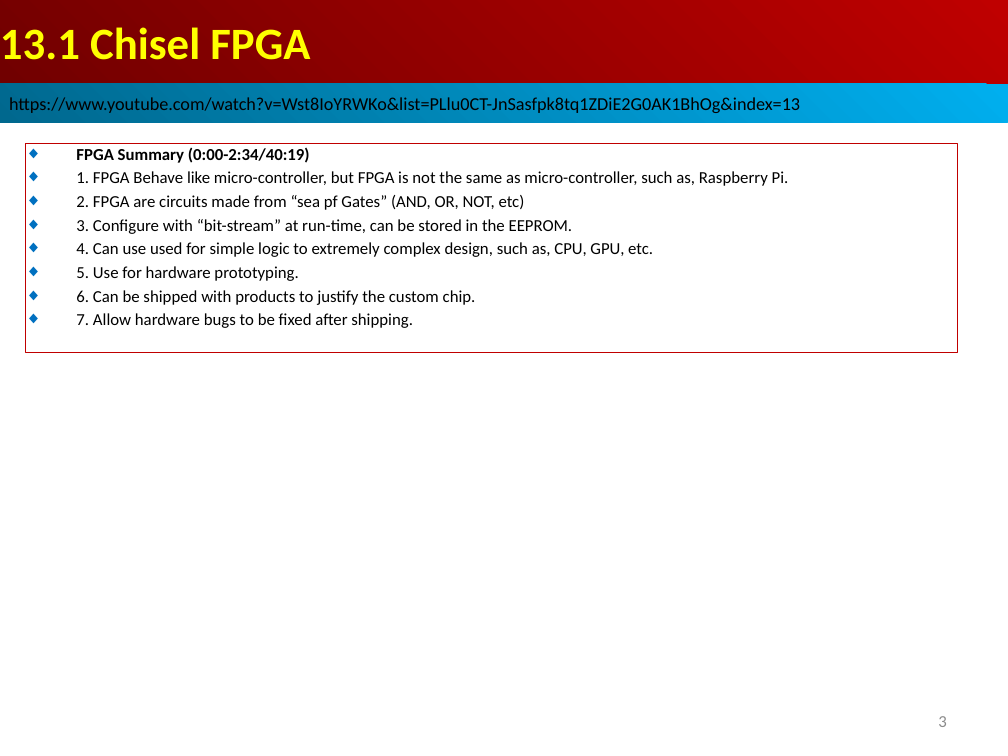
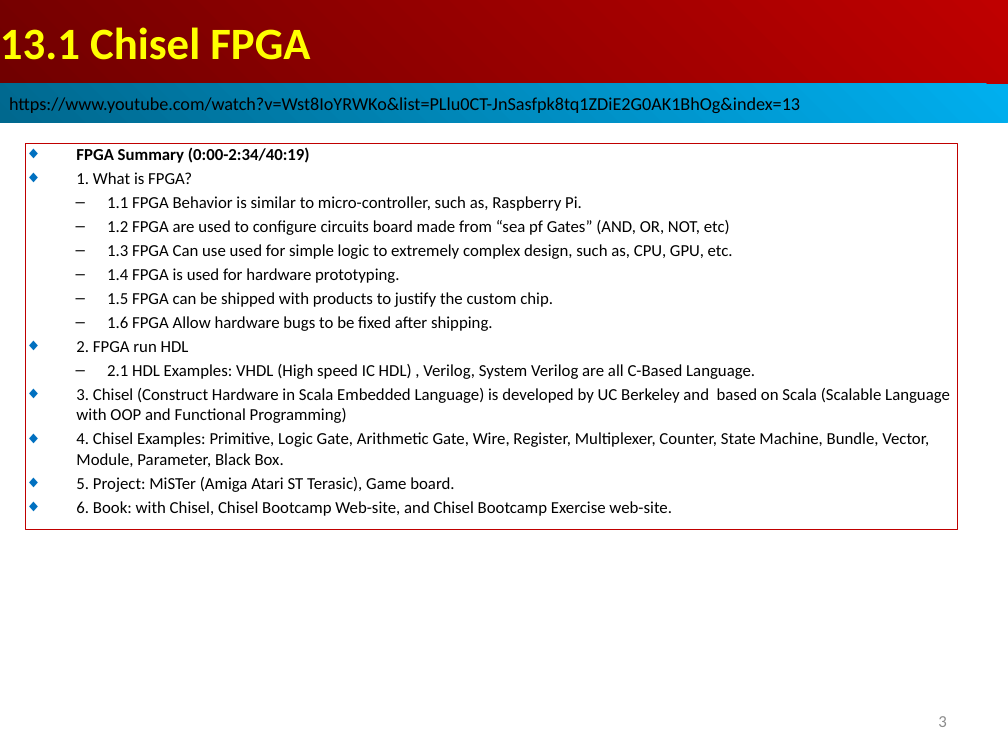
Before and after one commit to peterhchen/AIU_CS800_Chisel, a slide deck: slide 3 of 500_Chisel_Conf/013_FPGA/000_Video/013.01_10_FPGA.ppt. Drawn at 1008x756 pixels with LibreOffice and Linux fonts; fonts in the diff are those of the drawing. Boxes give left, top, right and bottom in pixels: in the first picture for what was removed or moved away, otherwise in the second. Text is boxed around its words. In the diff, an @@ line names an element or a change of style, - is before the commit and + after.

Commit message:
FPGA
1. What is FPGA?
1.1 FPGA Behavior is similar to micro-controller, such as, Raspberry Pi.
1.2 FPGA are used to configure circuits board made from “sea pf Gates” (AND, OR, NOT, etc)
1.3 FPGA Can use used for simple logic to extremely complex design, such as, CPU, GPU, etc.
1.4 FPGA is used for hardware prototyping.
1.5 FPGA can be shipped with products to justify the custom chip.
1.6 FPGA Allow hardware bugs to be fixed after shipping.
2. FPGA run HDL
2.1 HDL Examples: VHDL (High speed IC HDL) , Verilog, System Verilog are all C-Based Language.
3. Chisel (Construct Hardware in Scala Embedded Language) is developed by UC Berkeley and  based on Scala (Scalable Language with OOP and Functional Programming)
4. Chisel Examples: Primitive, Logic Gate, Arithmetic Gate, Wire, Register, Multiplexer, Counter, State Machine, Bundle, Vector, Module, Parameter, Black Box.
5. Project: MiSTer (Amiga Atari ST Terasic), Game board.
6. Book: with Chisel, Chisel Bootcamp Web-site, and Chisel Bootcamp Exercise web-site.

```diff
--- a/500_Chisel_Conf/013_FPGA/000_Video/013.01_10_FPGA.ppt
+++ b/500_Chisel_Conf/013_FPGA/000_Video/013.01_10_FPGA.ppt
@@ rectangle "FPGA Summary (0:00-2:34/40:19)": place and size @@
-rectangle "FPGA Summary (0:00-2:34/40:19)" at (25,143,958,353)
+rectangle "FPGA Summary (0:00-2:34/40:19)" at (25,143,958,529)
@@ text in rectangle at (76,172,950,516): text changed @@
-◆ 1. FPGA Behave like micro-controller, but FPGA is not the same as micro-controller, such as, Raspberry Pi.
-◆ 2. FPGA are circuits made from “sea pf Gates” (AND, OR, NOT, etc)
-◆ 3. Configure with “bit-stream” at run-time, can be stored in the EEPROM.
-◆ 4. Can use used for simple logic to extremely complex design, such as, CPU, GPU, etc.
-◆ 5. Use for hardware prototyping.
-◆ 6. Can be shipped with products to justify the custom chip.
-◆ 7. Allow hardware bugs to be fixed after shipping.
+◆ 1. What is FPGA?
+  – 1.1 FPGA Behavior is similar to micro-controller, such as, Raspberry Pi.
+  – 1.2 FPGA are used to configure circuits board made from “sea pf Gates” (AND, OR, NOT, etc)
+  – 1.3 FPGA Can use used for simple logic to extremely complex design, such as, CPU, GPU, etc.
+  – 1.4 FPGA is used for hardware prototyping.
+  – 1.5 FPGA can be shipped with products to justify the custom chip.
+  – 1.6 FPGA Allow hardware bugs to be fixed after shipping.
+◆ 2. FPGA run HDL
+  – 2.1 HDL Examples: VHDL (High speed IC HDL) , Verilog, System Verilog are all C-Based Language.
+◆ 3. Chisel (Construct Hardware in Scala Embedded Language) is developed by UC Berkeley and based on Scala (Scalable Language with OOP and Functional Programming)
+◆ 4. Chisel Examples: Primitive, Logic Gate, Arithmetic Gate, Wire, Register, Multiplexer, Counter, State Machine, Bundle, Vector, Module, Parameter, Black Box.
+◆ 5. Project: MiSTer (Amiga Atari ST Terasic), Game board.
+◆ 6. Book: with Chisel, Chisel Bootcamp Web-site, and Chisel Bootcamp Exercise web-site.
```
